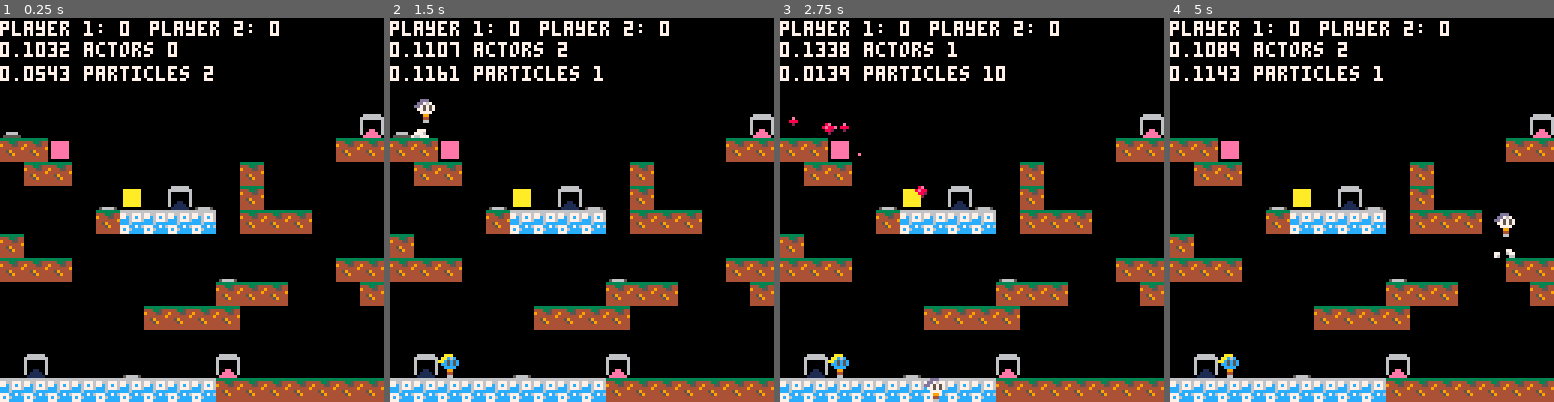
Above: before the commit, frames 1-4 (left to right).
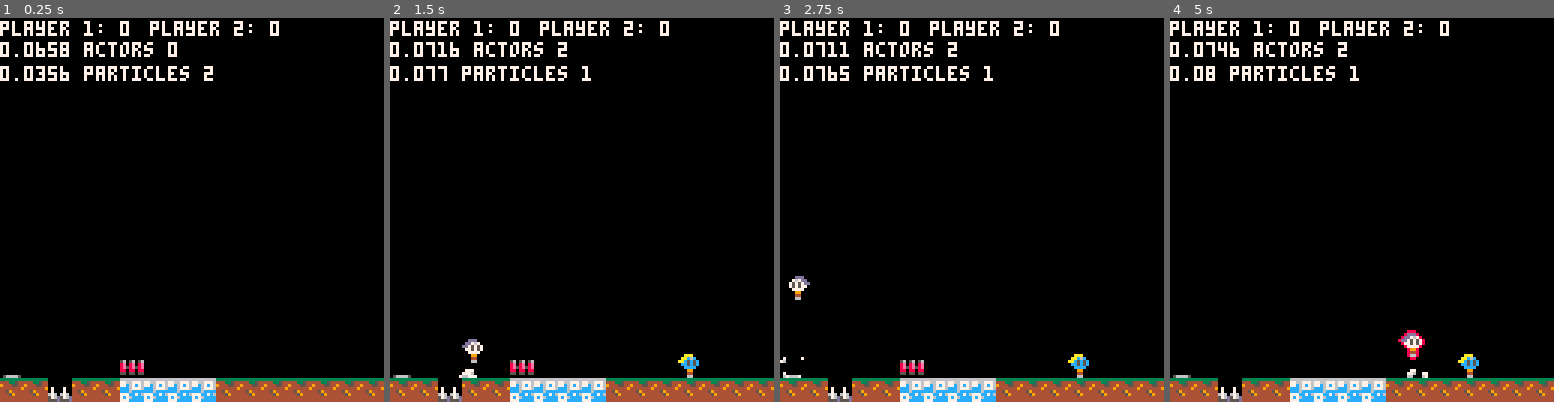
Above: after the commit, the same moments.

Repository: wesen/carts
Game: PICO-8 cartridge games/bump/bump.p8
The game is run twice, just before and just after one commit, with the same random seed, the same clock (stepped at 60 frames per second) and the same inputs.
Inputs:
- Up to frame 1 (0.25 s): no input
- Up to frame 2 (1.5 s): tap O (Z key) at 0.33, 0.7, 1.43 s; tap X (X key) at 1.07 s
- Up to frame 3 (2.75 s): hold Left 1.97-2.37 s; tap X (X key) at 2.07, 2.4, 2.73 s; tap O (Z key) at 2.22 s; hold Down from 2.42 s (still down)
- Up to frame 4 (5 s): release Down at 2.82 s; hold Right 2.87-3.53 s; tap X (X key) every 0.33 s from 3.07 to 4.73 s; tap O (Z key) at 3.1, 3.98, 4.87 s; hold Up 3.58-4.08 s; hold Right 4.13-4.53 s; hold Down from 4.58 s (still down)

The runs differ from the first frame. In frame 1, 16% of the frame differs, in the area x 0-100%, y 6-100%; in frame 2, 17%; in frame 3, 17%; in frame 4, 17%.

Commit message:
Add suicide bomb

Diff:
--- a/games/bump/bump.lua
+++ b/games/bump/bump.lua
@@ -70,11 +70,19 @@
 -- x doppelgangers
 -- x remove typ code
 -- x bullet time on kill
+
+-- x invincibility
+-- x blast mine
+-- x superspeed
+-- x superjump
+-- x gravity tweak
+-- x suicide bomber
+-- x invisibility
+
+-- fades
 -- better kill animations
 -- restore ghosts / particles on player
 -- decrease score when dying on spikes
-
--- fades
 
 -- number of player selector menu
 -- title screen
@@ -84,18 +92,12 @@
 
 -- powerups - item dropper
 -- refactor powerups to have a decent api
--- x invincibility
 -- visualize power ups
 -- different sprites for different players
 -- bomb
--- x blast mine
--- x superspeed
--- x superjump
--- x gravity tweak
 -- balloon pulling upwards
 -- double jump
 -- dash
--- x invisibility
 -- meteors
 -- flamethrower
 -- bullet time
@@ -107,7 +109,6 @@
 -- lasers
 -- gun
 -- rope
--- selfbomber (on a timer)
 -- level design
 
 -- x multiple players
--- a/games/bump/bump.p8
+++ b/games/bump/bump.p8
@@ -1224,7 +1224,6 @@
 
 cls_pwrup=subclass(cls_interactable,function(self,pos)
  cls_interactable._ctr(self,pos.x,pos.y,0,0,8,8)
- self.countdown=powerup_countdowns[self.tile]
 end)
 
 function cls_pwrup:on_player_collision(player)
@@ -1238,7 +1237,7 @@
  self:on_powerup_start(player)
  player.power_up=self
  player.power_up_type=self.tile
- player.power_up_countdown=self.countdown
+ player.power_up_countdown=powerup_countdowns[self.tile]
 
   del(interactables,self)
 end
@@ -1339,17 +1338,19 @@
 end
 tiles[spr_mine]=cls_mine
 
+cls_suicide_bomb=subclass(cls_pwrup,function(self,pos)
+ cls_pwrup._ctr(self,pos)
+end)
+
+function cls_suicide_bomb:on_powerup_stop(player)
+ printh("MAKE BLAST")
+ make_blast(player.x,player.y)
+end
+
 spr_suicide_bomb=45
-cls_suicide_bomb=subclass(cls_interactable,function(self,pos)
- cls_interactable._ctr(self,pos.x,pos.y,0,0,8,8)
- self.spr=spr_suicide_bomb
-end)
+powerup_colors[spr_suicide_bomb]=8
+powerup_countdowns[spr_suicide_bomb]=5
 tiles[spr_suicide_bomb]=cls_suicide_bomb
-
-function cls_suicide_bomb:on_player_collision(player)
-
- del(interactables,self)
-end
 
 
 -- x split into actors / particles / interactables
@@ -1393,11 +1394,19 @@
 -- x doppelgangers
 -- x remove typ code
 -- x bullet time on kill
+
+-- x invincibility
+-- x blast mine
+-- x superspeed
+-- x superjump
+-- x gravity tweak
+-- x suicide bomber
+-- x invisibility
+
+-- fades
 -- better kill animations
 -- restore ghosts / particles on player
 -- decrease score when dying on spikes
-
--- fades
 
 -- number of player selector menu
 -- title screen
@@ -1407,18 +1416,12 @@
 
 -- powerups - item dropper
 -- refactor powerups to have a decent api
--- x invincibility
 -- visualize power ups
 -- different sprites for different players
 -- bomb
--- x blast mine
--- x superspeed
--- x superjump
--- x gravity tweak
 -- balloon pulling upwards
 -- double jump
 -- dash
--- x invisibility
 -- meteors
 -- flamethrower
 -- bullet time
@@ -1430,7 +1433,6 @@
 -- lasers
 -- gun
 -- rope
--- selfbomber (on a timer)
 -- level design
 
 -- x multiple players
@@ -1440,7 +1442,7 @@
 -- x player colors
 
 function _init()
- room=cls_room.init(v2(16,0),v2(16,16))
+ room=cls_room.init(v2(32,0),v2(16,16))
  room:spawn_player(p1_input)
  room:spawn_player(p2_input)
 end
@@ -1700,14 +1702,14 @@
 4141414100000040404000004000000045010000000000000000000000000071000000000000000000000000000000000000000000000000000000000000000000000000000000000000000000000000000000000000000000000000000000000000000000000000000000000000000000000000000000000000000000000000
 0000000000000005000000004000000040402700000000000000000000004040000000000000000000000000000000000000000000000000000000000000000000000000000000000000000000000000000000000000000000000000000000000000000000000000000000000000000000000000000000000000000000000000
 0000000000404141000000000000010000404000000000000000400000000000000000000000000000000000000000000000000000000000000000000000000000000000000000000000000000000000000000000000000000000000000000000000000000000000000000000000000000000000000000000000000000000000
-4000000000000000000000414040404000000000422801704200400000000000000000000000000000000000000000000000000000000000000000000000000000000000000000000000000000000000000000000000000000000000000000000000000000000000000000000000000000000000000000000000000000000000
+4000000000000000000000414040404000000000002801704200400000000000000000000000000000000000000000000000000000000000000000000000000000000000000000000000000000000000000000000000000000000000000000000000000000000000000000000000000000000000000000000000000000000000
 0000004040000000000000000000000000000000404141414100404040000000000000000000000000000000000000000000000000000000000000000000000000000000000000000000000000000000000000000000000000000000000000000000000000000000000000000000000000000000000000000000000000000000
 0000000000004141414040400000000040000000000000000000000000000100000000000000000000000000000000000000000000000000000000000000000000000000000000000000000000000000000000000000000000000000000000000000000000000000000000000000000000000000000000000000000000000000
 0042000000000000000000004100000040404000000000000042000000004040000000000000000000000000000000000000000000000000000000000000000000000000000000000000000000000000000000000000000000000000000000000000000000000000000000000000000000000000000000000000000000000000
 4040000000400001000100004100000000000000000000000140404000000040000000000000000000000000000000000000000000000000000000000000000000000000000000000000000000000000000000000000000000000000000000000000000000000000000000000000000000000000000000000000000000000000
 0000000000400040404000004100404000000000000040404040000000000000000000000000000000000000000000000000000000000000000000000000000000000000000000000000000000000000000000000000000000000000000000000000000000000000000000000000000000000000000000000000000000000000
 0000404000400000000000004105000000000000000000000000000000000000000000000000000000000000000000000000000000000000000000000000000000000000000000000000000000000000000000000000000000000000000000000000000000000000000000000000000000000000000000000000000000000000
-000000000040420000000000410005000570010000420000007100000001000042000001002d000000000000010000000000000000000000000000000000000000000000000000000000000000000000000000000000000000000000000000000000000000000000000000000000000000000000000000000000000000000000
+000000000040420000000000410005000570014500420000007100000001000042000001002d000000000000010000000000000000000000000000000000000000000000000000000000000000000000000000000000000000000000000000000000000000000000000000000000000000000000000000000000000000000000
 4444444444404044414141444044444041414141414141414140404040404040404044404041414141404040404040404000000000000000000000000000000000000000000000000000000000000000000000000000000000000000000000000000000000000000000000000000000000000000000000000000000000000000
 
 
--- a/games/bump/main.lua
+++ b/games/bump/main.lua
@@ -1,5 +1,5 @@
 function _init()
- room=cls_room.init(v2(16,0),v2(16,16))
+ room=cls_room.init(v2(32,0),v2(16,16))
  room:spawn_player(p1_input)
  room:spawn_player(p2_input)
 end
--- a/games/bump/mine.lua
+++ b/games/bump/mine.lua
@@ -32,14 +32,16 @@
 end
 tiles[spr_mine]=cls_mine
 
+cls_suicide_bomb=subclass(cls_pwrup,function(self,pos)
+ cls_pwrup._ctr(self,pos)
+end)
+
+function cls_suicide_bomb:on_powerup_stop(player)
+ printh("MAKE BLAST")
+ make_blast(player.x,player.y)
+end
+
 spr_suicide_bomb=45
-cls_suicide_bomb=subclass(cls_interactable,function(self,pos)
- cls_interactable._ctr(self,pos.x,pos.y,0,0,8,8)
- self.spr=spr_suicide_bomb
-end)
+powerup_colors[spr_suicide_bomb]=8
+powerup_countdowns[spr_suicide_bomb]=5
 tiles[spr_suicide_bomb]=cls_suicide_bomb
-
-function cls_suicide_bomb:on_player_collision(player)
-
- del(interactables,self)
-end
--- a/games/bump/power-ups.lua
+++ b/games/bump/power-ups.lua
@@ -1,6 +1,5 @@
 cls_pwrup=subclass(cls_interactable,function(self,pos)
  cls_interactable._ctr(self,pos.x,pos.y,0,0,8,8)
- self.countdown=powerup_countdowns[self.tile]
 end)
 
 function cls_pwrup:on_player_collision(player)
@@ -14,7 +13,7 @@
  self:on_powerup_start(player)
  player.power_up=self
  player.power_up_type=self.tile
- player.power_up_countdown=self.countdown
+ player.power_up_countdown=powerup_countdowns[self.tile]
 
   del(interactables,self)
 end
